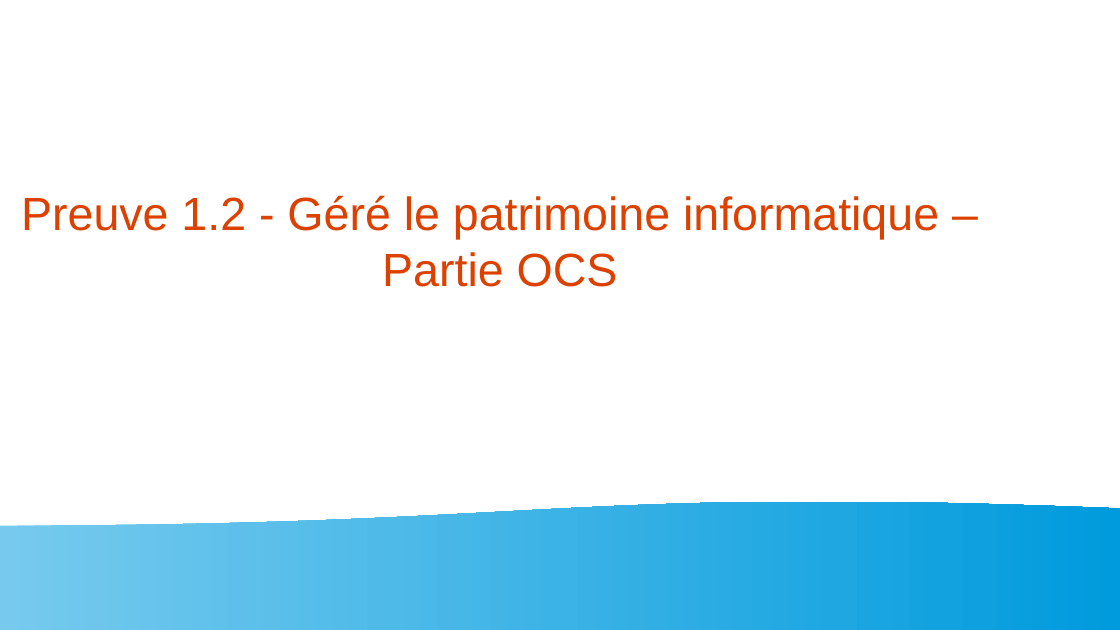
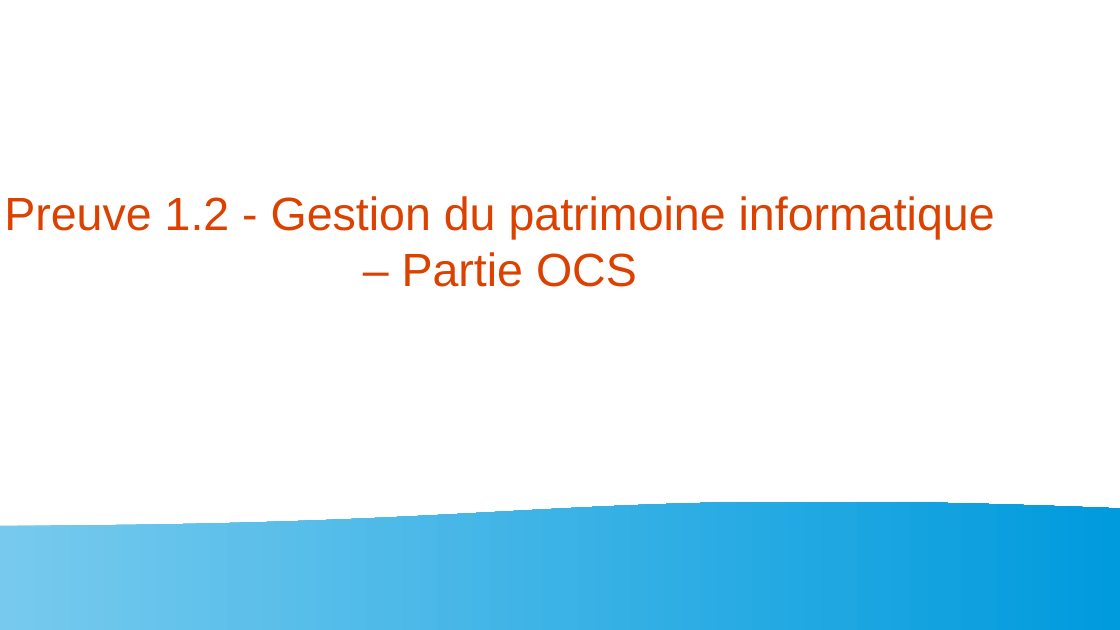
Before and after one commit to killex8569/Mon-Portfolio, a slide deck: slide 1 of data/Preuve 1.2 Gérer le patrimoine informatique d'une organisation OCS.odp. Drawn at 1120x630 pixels with LibreOffice and Linux fonts; fonts in the diff are those of the drawing. Boxes give left, top, right and bottom in pixels: in the first picture for what was removed or moved away, otherwise in the second. Text is boxed around its words. In the diff, an @@ line names an element or a change of style, - is before the commit and + after.

```diff
--- a/data/Preuve 1.2 Gérer le patrimoine informatique d'une organisation OCS.odp
+++ b/data/Preuve 1.2 Gérer le patrimoine informatique d'une organisation OCS.odp
@@ title at [4, 196, 995, 287]: text changed @@
-Preuve 1.2 - Géré le patrimoine informatique – Partie OCS
+Preuve 1.2 - Gestion du patrimoine informatique – Partie OCS
```
Also in this commit, not shown: 1 other slide changed, 1 slide added, 1 slide removed, 9 other files.
